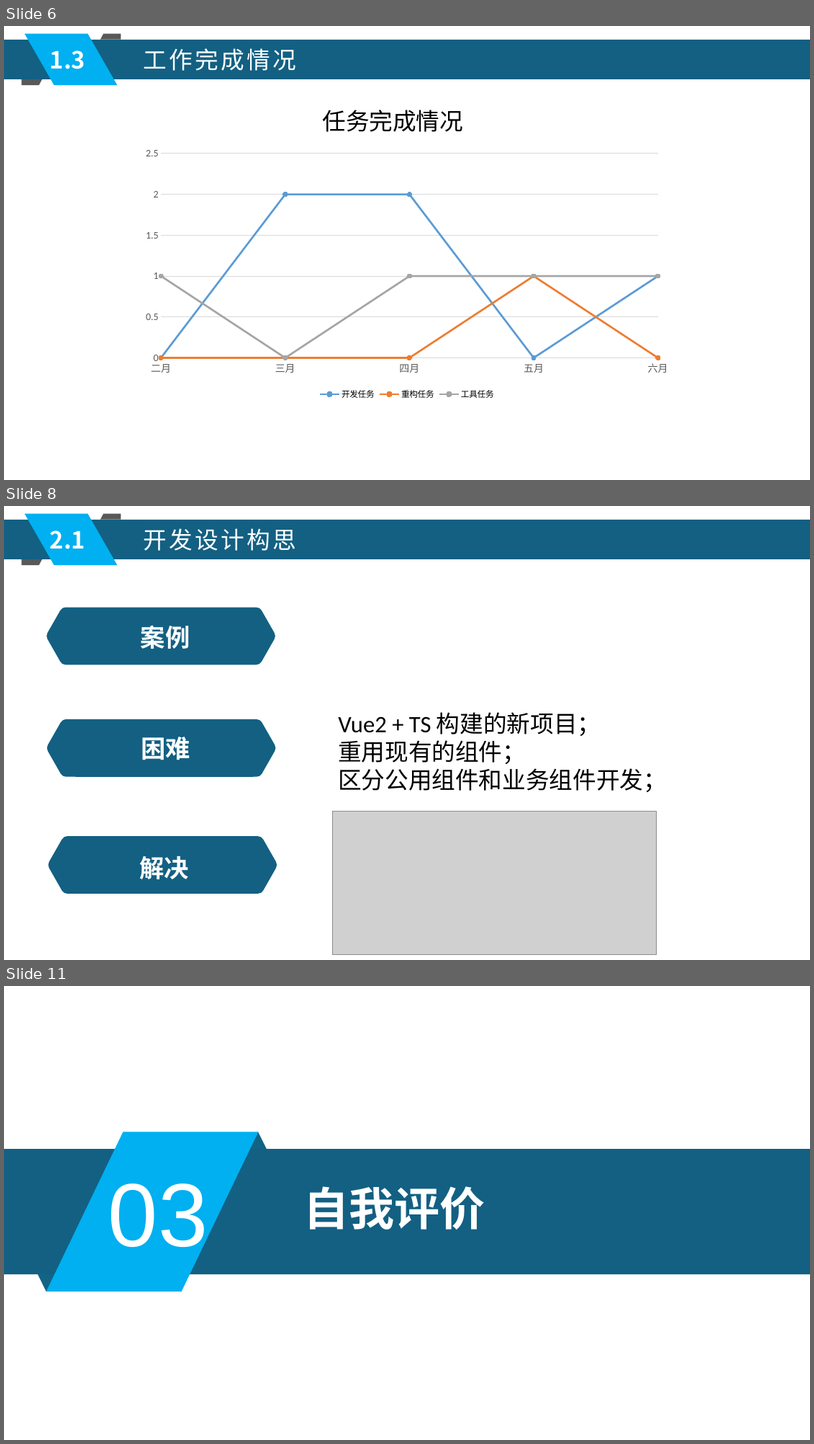
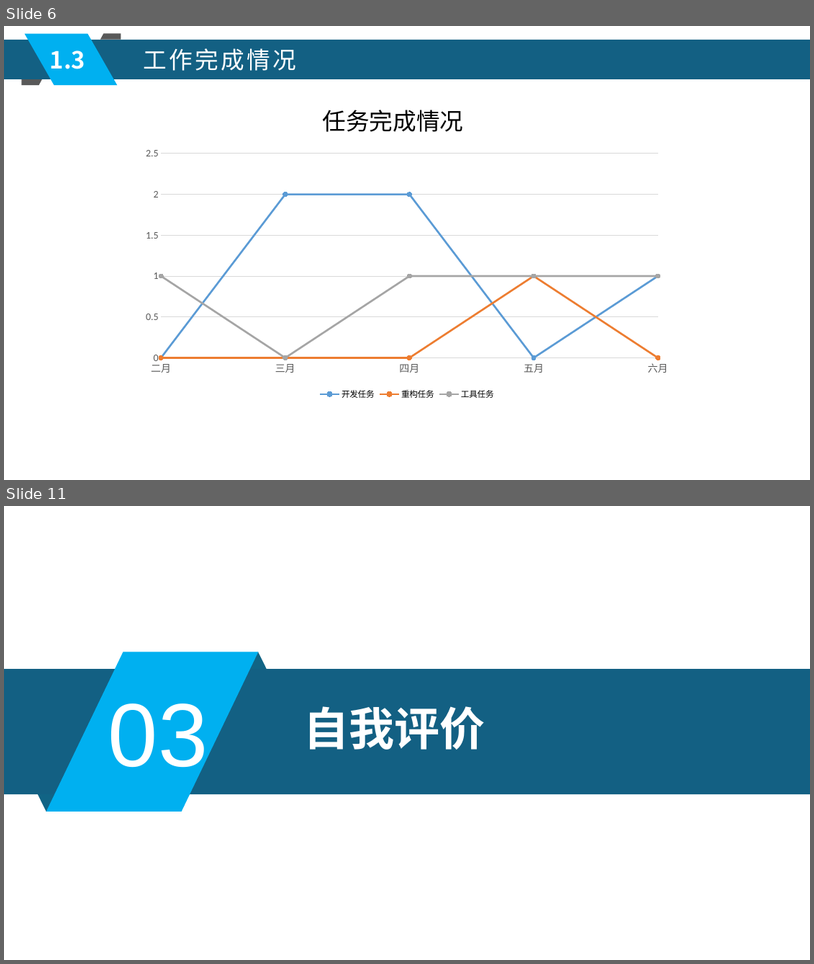
Before and after one commit to xljnc/husky-starter, a slide deck: doc/zzdb.pptx. Shown one above the other, each under a label of ours: slides 6, 8 and 11 before the commit, slides 6 and 11 after it; the slides between them are not shown. The pictures are 814x1444 and 814x964 pixels, drawn with LibreOffice and Linux fonts; fonts in the diff are those of the drawing; grey boxes stand for pictures. Boxes give left, top, right and bottom in pixels: in the first picture for what was removed or moved away, otherwise in the second. Text is boxed around its words. In the diff, an @@ line names an element or a change of style, - is before the commit and + after.

```diff
--- a/doc/zzdb.pptx
+++ b/doc/zzdb.pptx
@@ slide 8 removed at (x1=4, y1=506, x2=810, y2=960), background #FFFFFF @@
@@ rectangle removed at (x1=4, y1=519, x2=810, y2=559) @@
@@ parallelogram removed at (x1=25, y1=514, x2=117, y2=565) @@
@@ freeform shape removed at (x1=100, y1=514, x2=121, y2=520) @@
@@ text removed at (x1=50, y1=530, x2=85, y2=549) @@
-2.1
@@ text removed at (x1=144, y1=528, x2=297, y2=551) @@
-开发设计构思
@@ freeform shape removed at (x1=21, y1=559, x2=42, y2=565) @@
@@ freeform shape removed at (x1=47, y1=607, x2=275, y2=664) @@
@@ text removed at (x1=141, y1=625, x2=190, y2=649) @@
-案例
@@ text removed at (x1=332, y1=628, x2=661, y2=656) @@
-转发评论开发
@@ freeform shape removed at (x1=47, y1=719, x2=275, y2=777) @@
@@ text removed at (x1=338, y1=712, x2=667, y2=792) @@
-Vue2 + TS 构建的新项目；
-重用现有的组件；
-区分公用组件和业务组件开发；
@@ text removed at (x1=141, y1=736, x2=190, y2=759) @@
-困难
@@ picture removed at (x1=332, y1=811, x2=657, y2=955) @@
@@ freeform shape removed at (x1=48, y1=836, x2=277, y2=893) @@
@@ text removed at (x1=140, y1=856, x2=190, y2=879) @@
-解决
```
Also in this commit, not shown: 5 slides changed, 3 slides added, 2 other slides removed.
